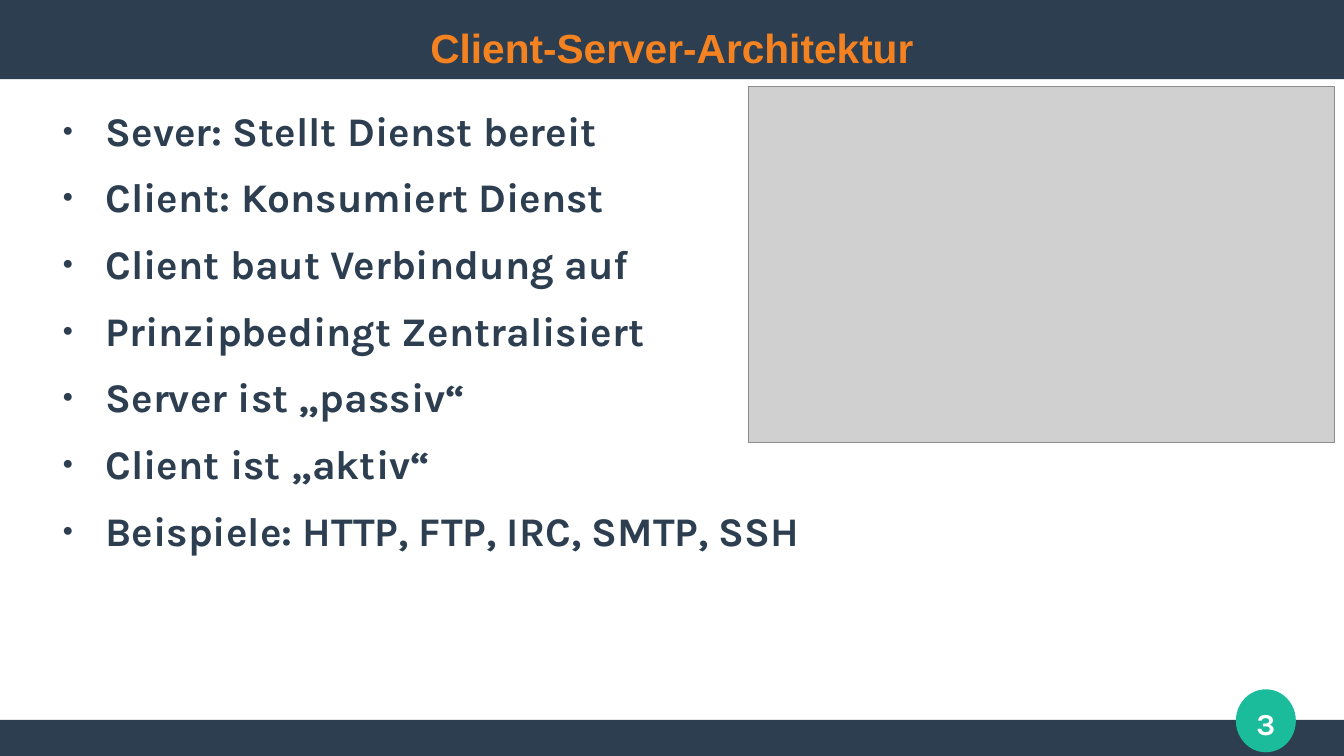
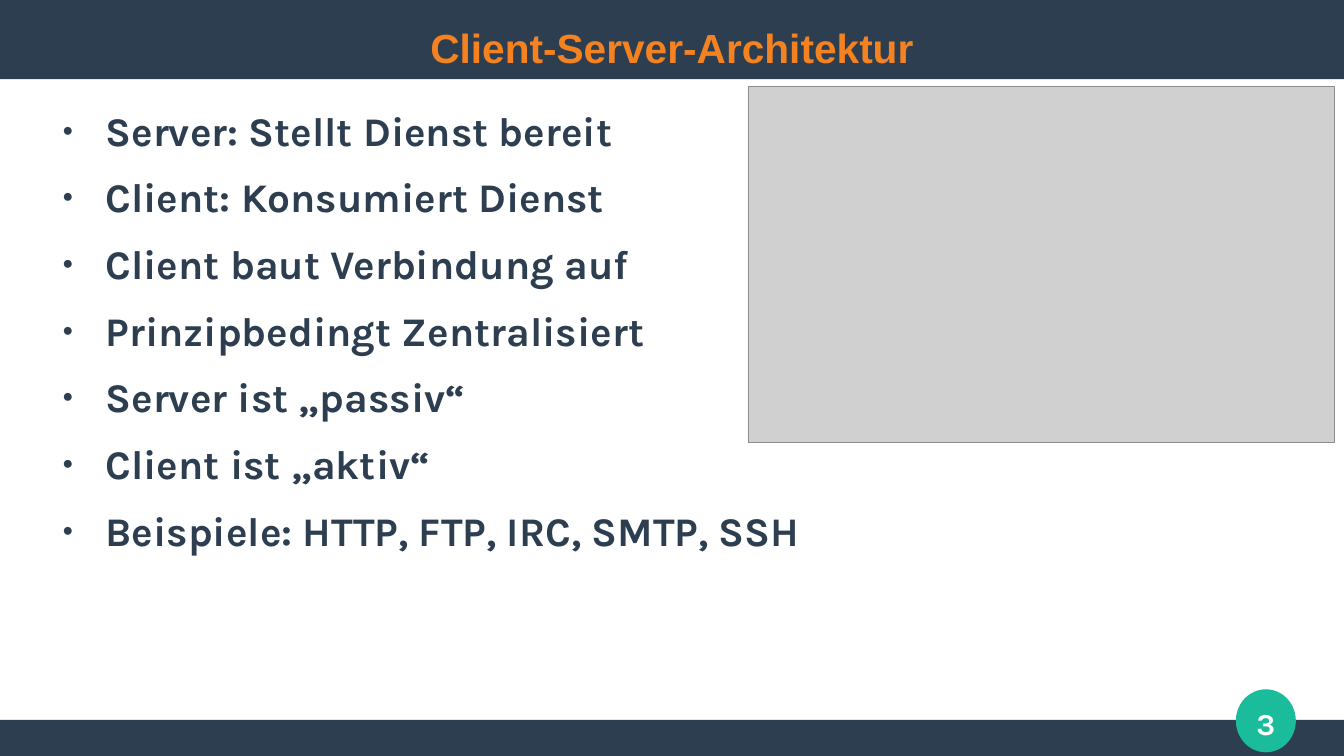
Before and after one commit to ghandmann/HS-AlbSig-WebAnwendungen2, a slide deck: slide 3 of Kapitel/02_HTTP.odp. Drawn at 1344x756 pixels with LibreOffice and Linux fonts; fonts in the diff are those of the drawing; grey boxes stand for pictures. Boxes give left, top, right and bottom in pixels: in the first picture for what was removed or moved away, otherwise in the second. Text is boxed around its words. In the diff, an @@ line names an element or a change of style, - is before the commit and + after.

Commit message:
Fix minor typos

```diff
--- a/Kapitel/02_HTTP.odp
+++ b/Kapitel/02_HTTP.odp
@@ text at <box>106,117,612,147</box>: text changed @@
-● Sever: Stellt Dienst bereit
+● Server: Stellt Dienst bereit
```
Also in this commit, not shown: 2 other slides changed.
